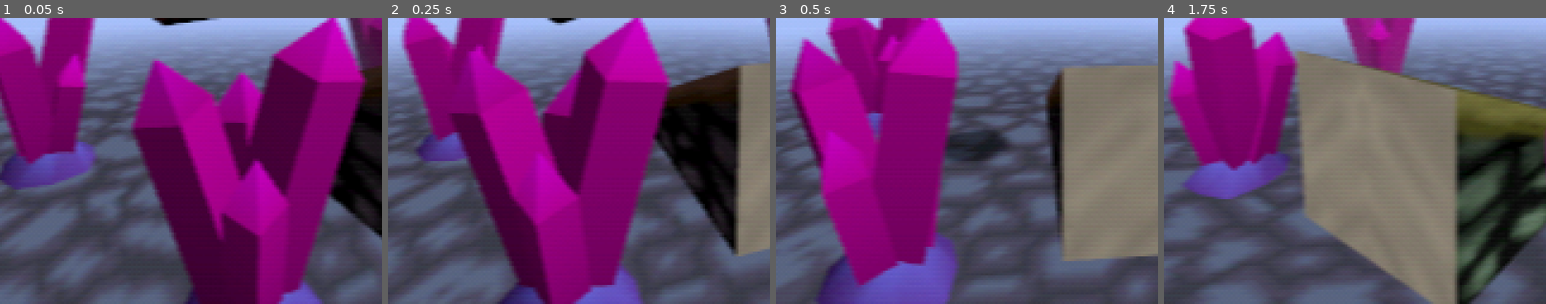
Above: before the commit, frames 1-4 (left to right).
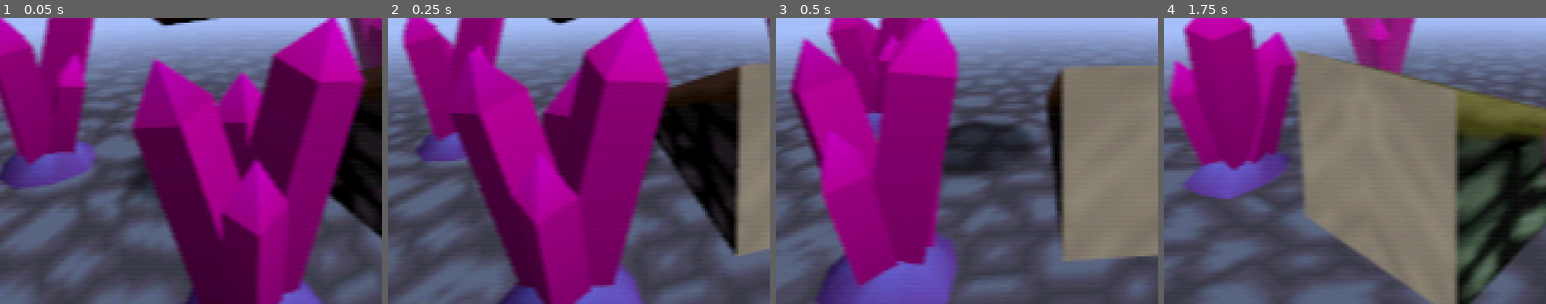
Above: after the commit, the same moments.

Repository: MenacingMecha/godot-n64-shader-demo
Game: Godot game, scene res://main.tscn
Same seed, same stepped clock (60 frames per second), same inputs: the game is played once before the commit and once after it. The engine's default icon, where the game draws it, is replaced by a stand-in: a white triangle on a blue panel in a dark square.
Inputs:
- Up to frame 1 (0.05 s): no input
- Up to frame 2 (0.25 s): no input
- Up to frame 3 (0.5 s): no input
- Up to frame 4 (1.75 s): tap Enter (ui_accept) at 0.5, 0.77, 1.52 s
The pictures show only the part of the screen within x 12-62%, y 50-100%; the shares and areas given below are measured in that part.

The runs differ from the first frame. In frame 1, 0.8% of the frame differs, in the area x 32-42%, y 49-65%; in frame 2, less than 0.1%; in frame 3, 2.2%, in the area x 43-68%, y 36-56%; in frame 4, nothing differs.

Commit message:
Refactored `shadow.gd`

Diff:
--- a/world/shadow/shadow.gd
+++ b/world/shadow/shadow.gd
@@ -1,16 +1,35 @@
 extends Spatial
 
-export (float, 0, 10) var scale_min = 1
-export (float, 0, 10) var scale_max = 2
-export (float, 1, 10) var max_distance_from_ground = 2
-export (float, 0, -2) var position_offset = -0.2
+const SpatialSinPan := preload("res://world/spatial_sin_pan.gd")
 
-func update_shadow(origin_position: Vector3, distance_from_ground: float) -> void:
-	# set shadow position
-	translation = origin_position + Vector3(0, distance_from_ground - position_offset, 0)
+const SCALE_DISTANCE := 0.225
+const DEFAULT_SCALE := Vector3.ONE * 1.775
 
-	# set shadow scale
-	var clamped_distance_from_ground = max(distance_from_ground * -1, max_distance_from_ground)
-	var distance_weight = min(distance_from_ground * -1 / max_distance_from_ground, 1)
-	var scale_multiplier = lerp(scale_max, scale_min, distance_weight)
-	scale = Vector3(scale_multiplier, scale_multiplier, scale_multiplier)
+export var _reverse_direction := false
+
+var _time := 0.0
+
+
+func _ready():
+	self.scale = DEFAULT_SCALE
+
+
+func _process(p_delta: float):
+	self._time += p_delta
+	self.scale = get_animated_scale(self._time, self._reverse_direction)
+
+
+func restart():
+	self.scale = DEFAULT_SCALE
+	self._time = 0.0
+
+
+static func get_animated_scale(p_time: float, p_reverse_direction: bool) -> Vector3:
+	var direction := 1 if p_reverse_direction else -1
+	var offset_scale := (
+		sin(p_time * SpatialSinPan.TRANSLATION_SPEED)
+		* Vector3.ONE
+		* SCALE_DISTANCE
+		* direction
+	)
+	return DEFAULT_SCALE + offset_scale
--- a/world/shadow/shadow.tscn
+++ b/world/shadow/shadow.tscn
@@ -8,9 +8,6 @@
 
 [node name="BoxShadow" type="Spatial"]
 script = ExtResource( 2 )
-scale_min = 3.0
-scale_max = 7.0
-max_distance_from_ground = 3.0
 
 [node name="MeshInstance" type="MeshInstance" parent="."]
 mesh = SubResource( 1 )
--- a/world/world.tscn
+++ b/world/world.tscn
@@ -53,10 +53,8 @@
 draw_pass_1 = SubResource( 2 )
 script = ExtResource( 13 )
 
-[node name="BoxShadow" parent="." instance=ExtResource( 6 )]
+[node name="BoxShadow" parent="." groups=["can_pause", "can_restart"] instance=ExtResource( 6 )]
 transform = Transform( 1, 0, 0, 0, 1, 0, 0, 0, 1, -1.05202, 0.0997695, 0.0395253 )
-scale_min = 1.3
-scale_max = 2.0
 
 [node name="BoxLit" type="MeshInstance" parent="."]
 transform = Transform( 0.613118, 0, 0, 0, 0.613118, 0, 0, 0, 0.613118, 1, 2.236, 0 )
